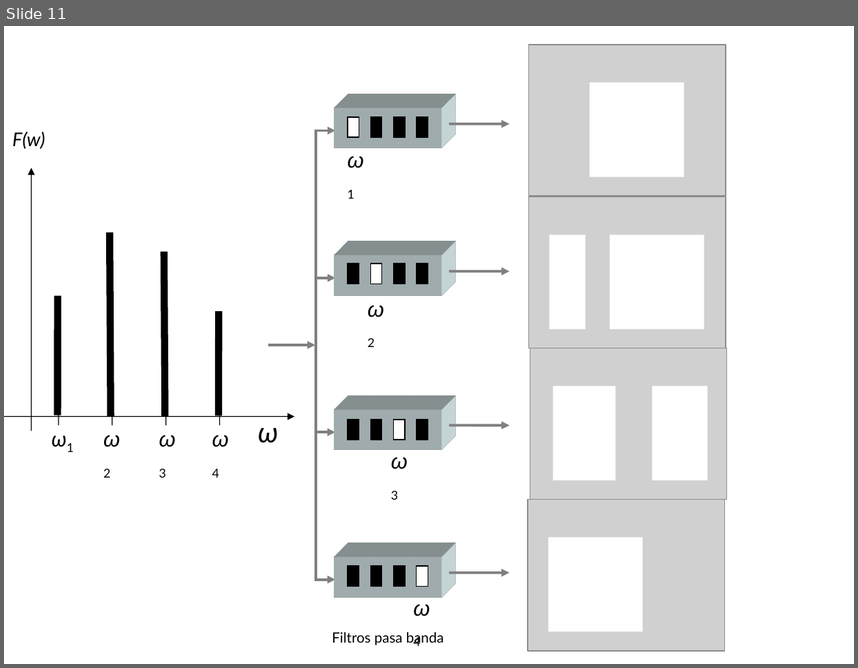
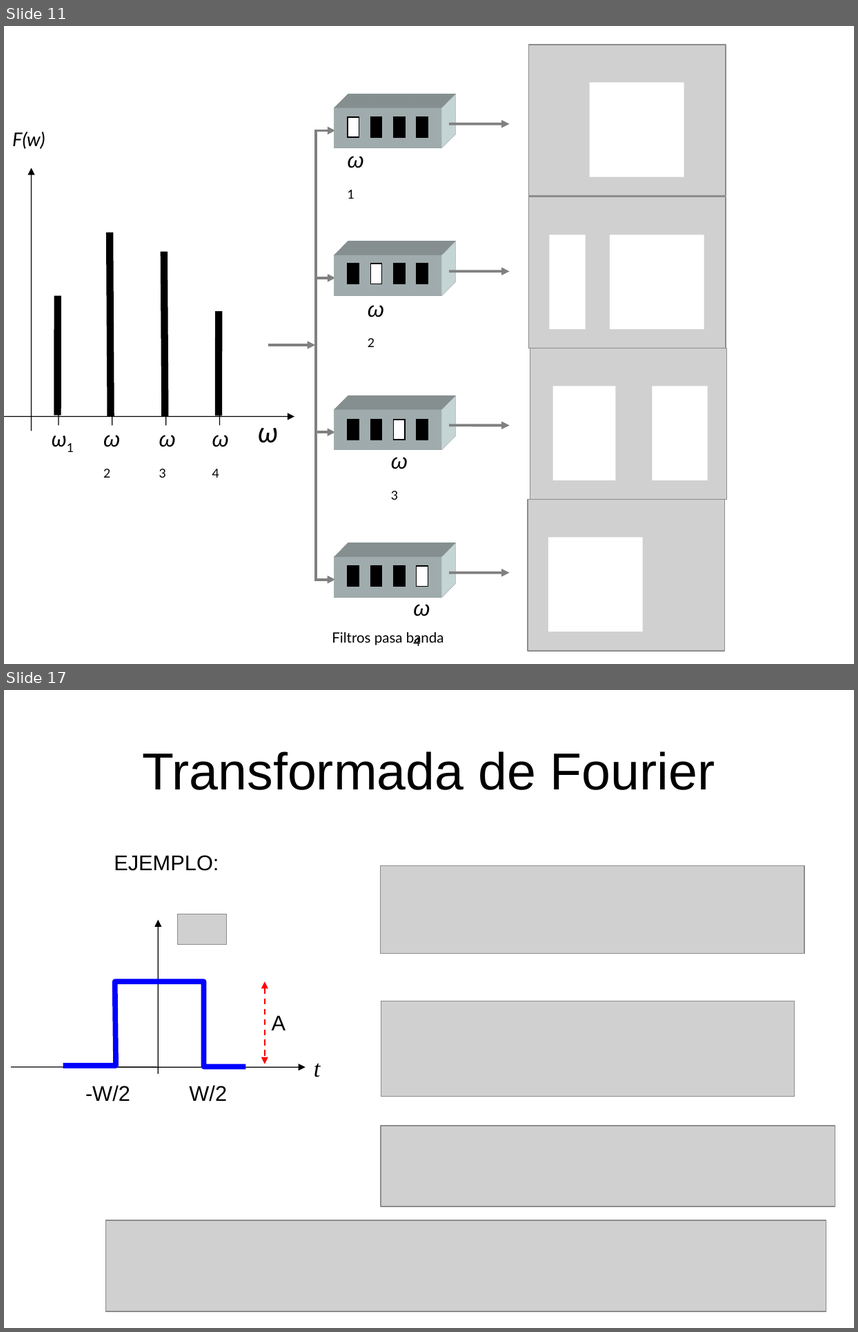
Before and after one commit to domingomery/imagenes, a slide deck: clases/Cap04_Sistemas_Lineales/presentations/IMG04_Fourier1D.pptx. Shown one above the other, each under a label of ours: slide 11 before the commit, slides 11 and 17 after it; the slides between them are not shown. The pictures are 858x668 and 858x1332 pixels, drawn with LibreOffice and Linux fonts; fonts in the diff are those of the drawing; grey boxes stand for pictures. Boxes give left, top, right and bottom in pixels: in the first picture for what was removed or moved away, otherwise in the second. Text is boxed around its words. In the diff, an @@ line names an element or a change of style, - is before the commit and + after.

```diff
--- a/clases/Cap04_Sistemas_Lineales/presentations/IMG04_Fourier1D.pptx
+++ b/clases/Cap04_Sistemas_Lineales/presentations/IMG04_Fourier1D.pptx
@@ slide 17 added at (4,690,854,1328), background #FFFFFF @@
@@ title added at (143,751,715,790), 44 pt, text #000000 @@
+Transformada de Fourier
@@ text added at (114,855,219,871), 18 pt, text #000000 @@
+EJEMPLO:
@@ picture added at (381,866,805,954) @@
@@ picture added at (177,914,226,944) @@
@@ arrow added from (158, 1074) to (158, 920), #000000 0.75 pt @@
@@ freeform shape added at (63,982,246,1067), outline #0000FF 4.5 pt @@
@@ double arrow added from (265, 982) to (265, 1064), #FF0000 1.25 pt dashed @@
@@ text added at (272,1015,286,1030), 18 pt, text #000000 @@
+A
@@ picture added at (381,1001,795,1096) @@
@@ arrow added from (11, 1067) to (306, 1067), #000000 0.75 pt @@
@@ text added at (314,1063,320,1077), 20 pt, text #000000, italic @@
+t
@@ text added at (85,1085,227,1101), 18 pt, text #000000 @@
+-W/2 W/2
@@ picture added at (381,1125,835,1206) @@
@@ picture added at (105,1220,826,1310) @@
```
Also in this commit, not shown: 9 other slides added, 12 other files.
